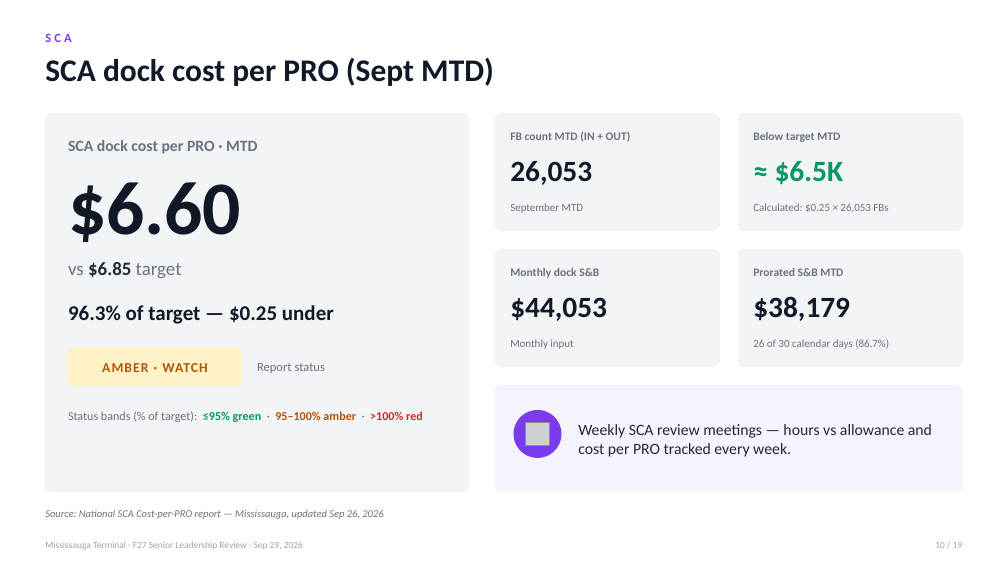
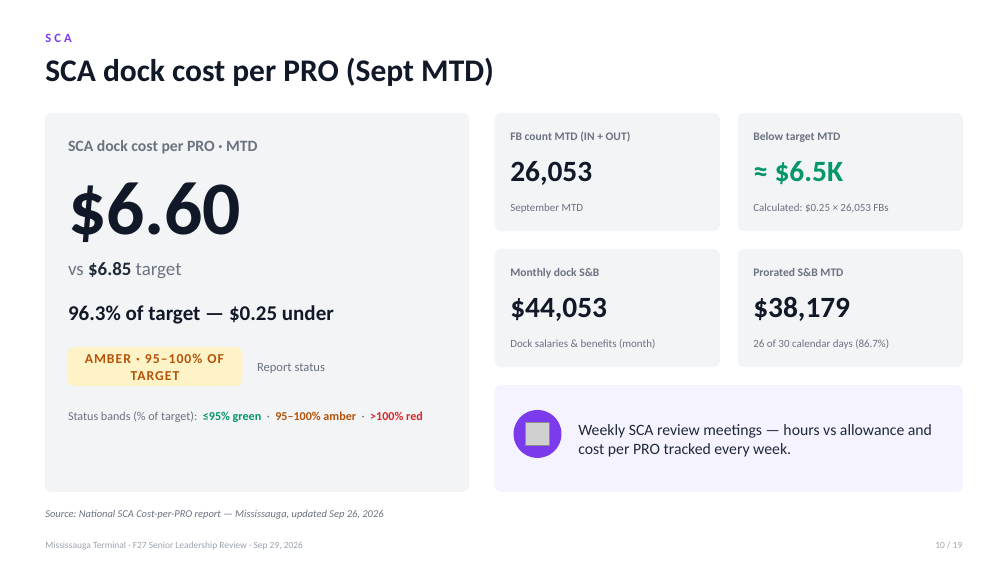
Before and after one commit to FuoriclasseX/mississauga-terminal-f26-cost-transformation-dashboard, a slide deck: slide 10 of presentation/Mississauga_F27_Leadership_Review_Sep29.pptx. Drawn at 1008x567 pixels with LibreOffice and Linux fonts; fonts in the diff are those of the drawing; grey boxes stand for pictures. Boxes give left, top, right and bottom in pixels: in the first picture for what was removed or moved away, otherwise in the second. Text is boxed around its words. In the diff, an @@ line names an element or a change of style, - is before the commit and + after.

```diff
--- a/presentation/Mississauga_F27_Leadership_Review_Sep29.pptx
+++ b/presentation/Mississauga_F27_Leadership_Review_Sep29.pptx
@@ text at [85, 353, 223, 380]: text changed @@
-AMBER · WATCH
+AMBER · 95–100% OF TARGET
@@ text at [510, 339, 655, 348]: text changed @@
-Monthly input
+Dock salaries & benefits (month)
```
Also in this commit, not shown: 14 other slides changed, 1 other file.
